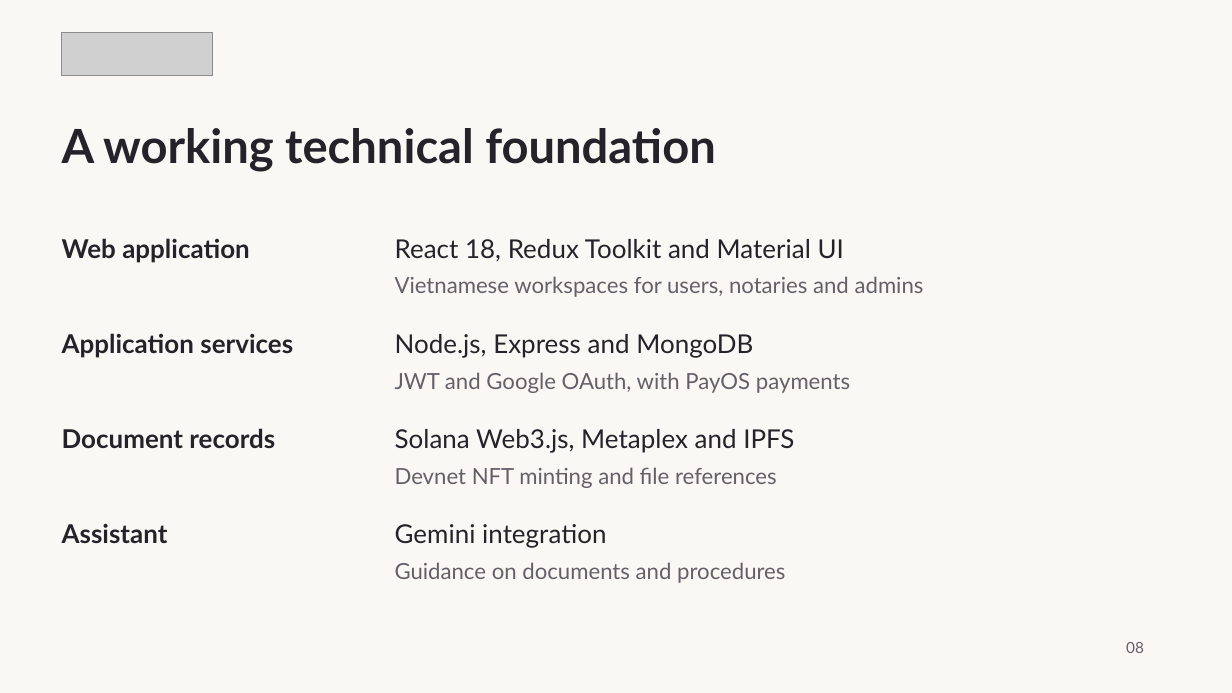
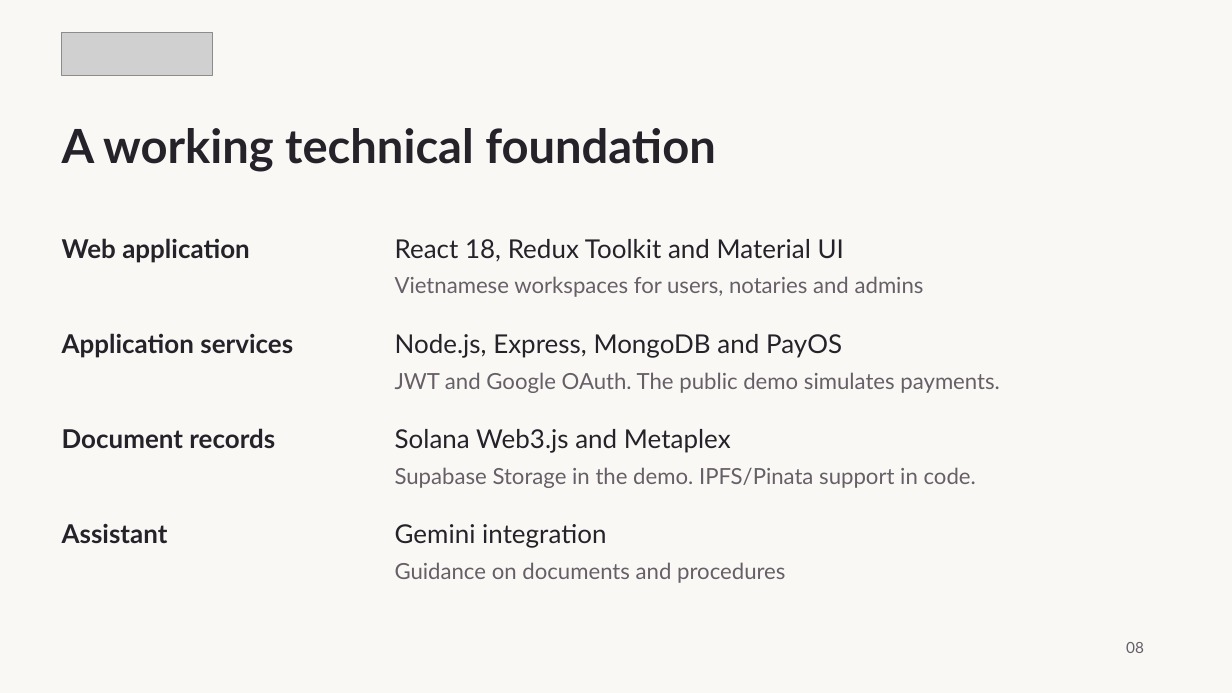
Before and after one commit to sloweyyy/Trustify-Frontend, a slide deck: slide 8 of public/pitch/trustify-pitch.pptx. Drawn at 1232x693 pixels with LibreOffice and Linux fonts; fonts in the diff are those of the drawing; grey boxes stand for pictures. Boxes give left, top, right and bottom in pixels: in the first picture for what was removed or moved away, otherwise in the second. Text is boxed around its words. In the diff, an @@ line names an element or a change of style, - is before the commit and + after.

Commit message:
docs: distinguish live demo storage and simulated payments

```diff
--- a/public/pitch/trustify-pitch.pptx
+++ b/public/pitch/trustify-pitch.pptx
@@ text at bbox=[395, 334, 842, 358]: text changed @@
-Node.js, Express and MongoDB
+Node.js, Express, MongoDB and PayOS
@@ text at bbox=[395, 372, 1000, 393]: text changed @@
-JWT and Google OAuth, with PayOS payments
+JWT and Google OAuth. The public demo simulates payments.
@@ text at bbox=[395, 429, 731, 453]: text changed @@
-Solana Web3.js, Metaplex and IPFS
+Solana Web3.js and Metaplex
@@ text at bbox=[395, 467, 976, 488]: text changed @@
-Devnet NFT minting and file references
+Supabase Storage in the demo. IPFS/Pinata support in code.
```
Also in this commit, not shown: 2 other slides changed, 9 other files.
